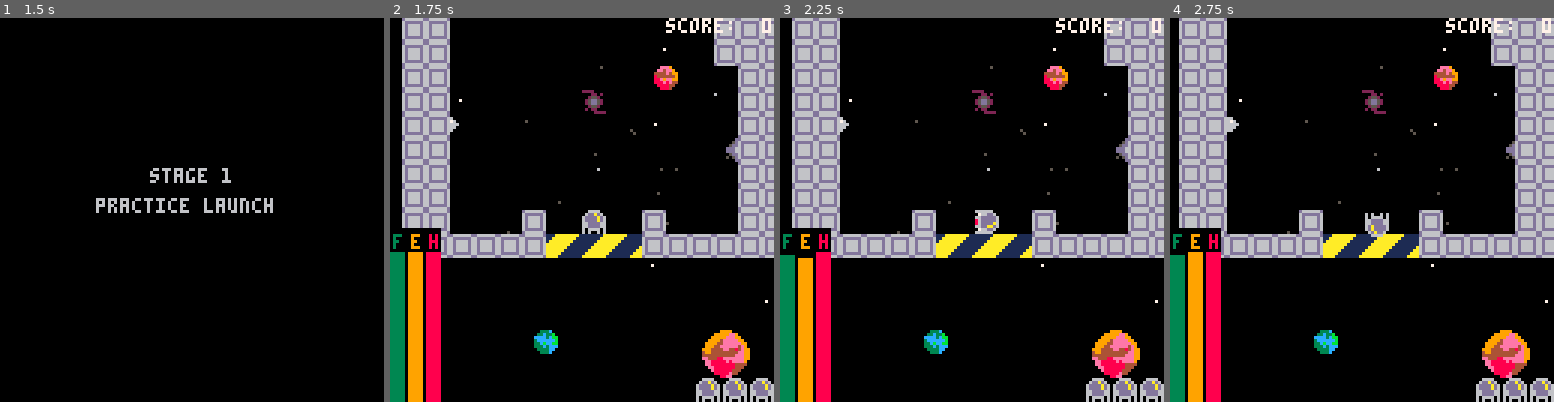
Above: before the commit, frames 1-4 (left to right).
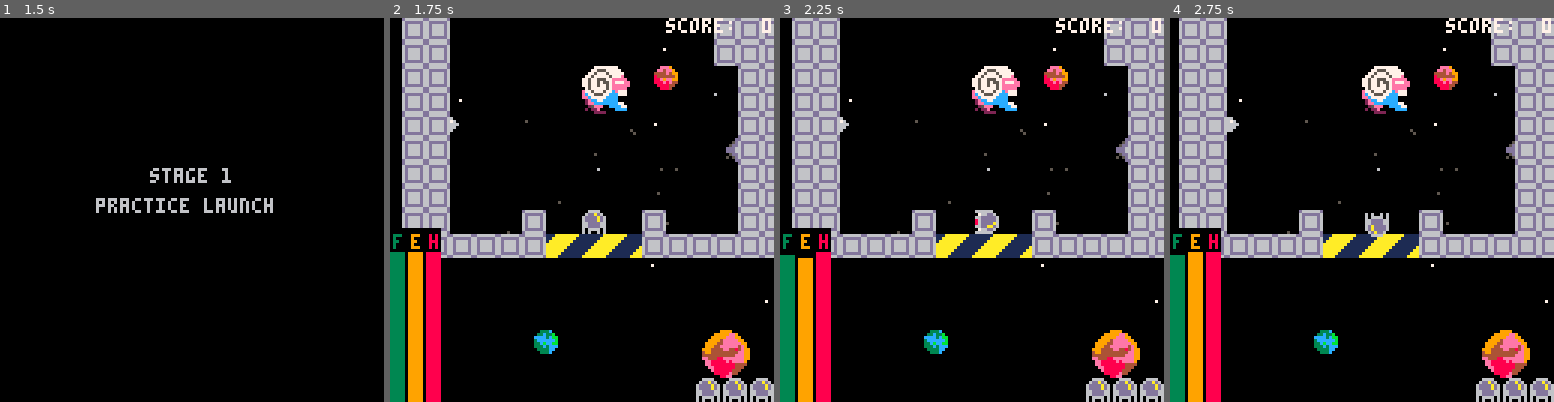
Above: after the commit, the same moments.

Repository: ChubbRck/KidOrion
Game: PICO-8 cartridge kidorion8.p8
Same seed, same stepped clock (60 frames per second), same inputs: the game is played once before the commit and once after it.
Inputs:
- Up to frame 1 (1.5 s): tap X (X key) at 0.33, 1.07 s; tap O (Z key) at 0.7 s
- Up to frame 2 (1.75 s): hold Right from 1.6 s (still down); tap O (Z key) at 1.7 s
- Up to frame 3 (2.25 s): tap X (X key) at 1.85 s; release Right at 2.1 s; tap O (Z key) at 2.1 s; hold Up from 2.15 s (still down)
- Up to frame 4 (2.75 s): release Up at 2.42 s; hold Right from 2.47 s (still down); tap O (Z key) at 2.5 s

Frame 1 is identical in both runs. In frame 2, 1.1% of the frame differs, in the area x 50-63%, y 12-25%; in frame 3, 1.1%; in frame 4, 1.1%.

Commit message:
Began adding spaceram enemy

Diff:
--- a/kidorion8.p8
+++ b/kidorion8.p8
@@ -29,6 +29,15 @@
 	hascannon = false
 }
 
+spaceram = {
+x = 60,
+y = 0,
+velx = 0,
+vely = 0,
+accelx = .1,
+accely = 0
+}
+
 itemcache = {}
 bullets = {}
 phrases = {
@@ -580,6 +589,7 @@
 		foreach(scorebursts, move_part)
 		foreach(gasblobs, move_part)
 		foreach(bullets, move_part)
+		updatespaceram()
 		if p.canmove then
 
 			if levelcounter == 4 then
@@ -1088,6 +1098,7 @@
 end
 
 function drawhud()
+print("hihihi")
 	rectfill(cam.x, 128-58+cam.y, cam.x +16, cam.y+128, 0)
 		cursor(1+cam.x, 128-56+cam.y)
 		color(3)
@@ -1108,6 +1119,7 @@
 		print(scorestring)
 		else
 		print("score:")
+		--print(spaceram.accelx)
 		end
 		cursor(cam.x+124, cam.y)
 		print("0")
@@ -1285,8 +1297,57 @@
 	 --pset(p.x+8, p.y+8, 15)
 	 foreach(parts,draw_part)
 	 foreach(scorebursts,draw_sbs)
+	 drawspaceram()
 	 drawhud()
 	end
+
+end
+
+function updatespaceram()
+	spaceram.velx = spaceram.velx + spaceram.accelx
+	spaceram.vely = spaceram.vely + spaceram.accely
+	--spaceram.velx = 1 + spaceram.accelx
+	spaceram.x = spaceram.x + spaceram.velx
+	spaceram.y = spaceram.y + spaceram.vely
+	local dist = abs(p.x - spaceram.x) + abs(p.y - spaceram.y)
+
+if dist < 10000 then
+	 -- seek
+	 if spaceram.x > p.x then
+	 spaceram.accelx = -.01
+	 --spaceram.velx = 2
+	 else
+	 spaceram.accelx = .01
+	 end
+	end
+ 	-- if spaceram is near player, move toward him
+ 	-- otherwise, if spaceram is too far from original location, head back
+ 	-- otherwise, wander randomly
+end
+function drawspaceram()
+if spaceram.accelx < 0 then
+	spr(66,spaceram.x, spaceram.y,2,2, true)
+else
+ spr(66,spaceram.x, spaceram.y,2,2)
+end
+end
+
+function generaterank(finalscore)
+
+if finalscore > 4000 then
+return "star of stars"
+elseif finalscore > 3500 then
+return "real hero"
+elseif finalscore > 3000 then
+return "quite solid"
+elseif finalscore > 2000 then
+return "journeyman"
+elseif finalscore > 1000 then
+return "satisfactory"
+else
+return "space guppy"
+end
+
 
 end
 
